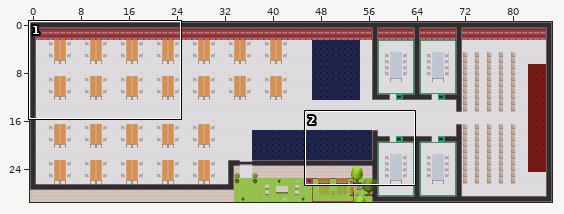
Tiled map (JSON) -- office.tmj. Above: a wide view before the commit, with the close-up outlined.
Close-up. Before:
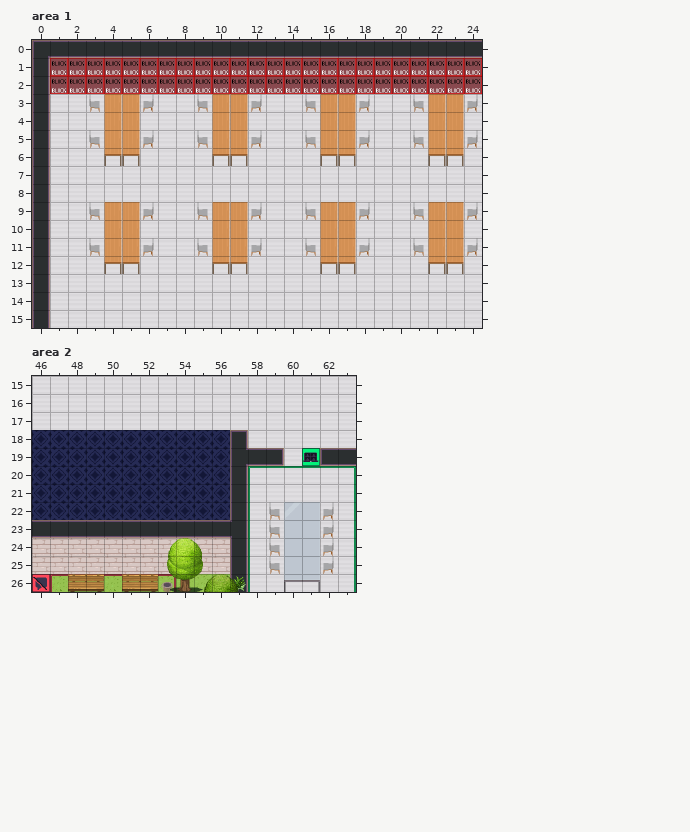
Cells are 32x32 px. Shown: area 1 x 0..24, y 0..15; area 2 x 46..63, y 15..26. The commit also changed other parts of the map, which this record leaves out.
After:
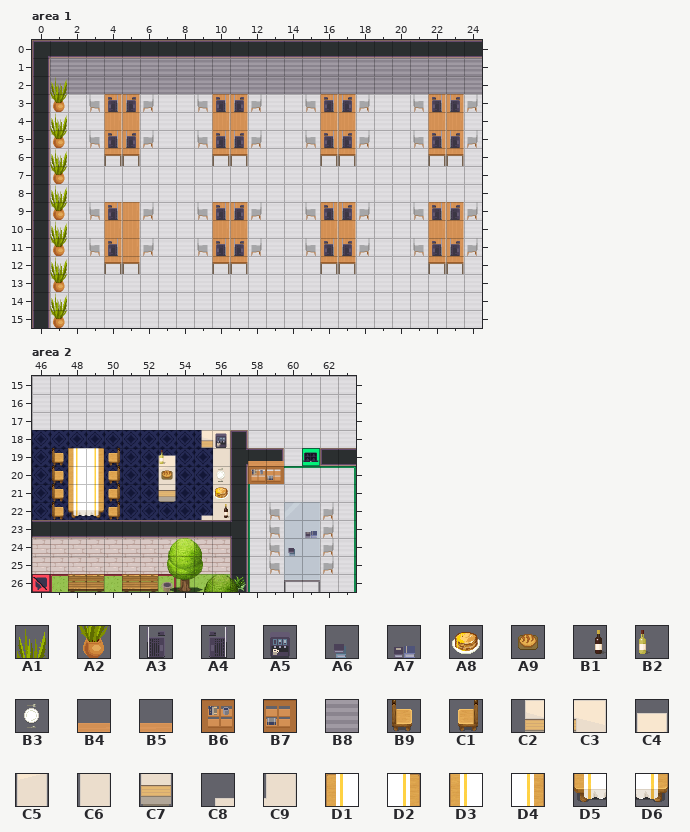
Key: from "WA_Decoration": A1 75, A2 87; from "WA_Miscellaneous": A3 24, A4 25, A5 57, A6 73, A7 74, A8 93, A9 94, B1 95, B2 105, B3 106; from "WA_Other_Furniture": B4 19, B5 20, B6 31, B7 32; from "WA_Room_Builder": B8 383; from "WA_Seats": B9 170, C1 171; from "WA_Tables": C2 78, C3 79, C4 83, C5 93, C6 99, C7 103, C8 108, C9 109, D1 240, D2 242, D3 250, D4 252, D5 260, D6 262.
__ is an empty cell, .. an unchanged one.
Edits made:
--- layer "walls/walls1", area 1
@@ x 1..24 @@
- 1 __ __ __ __ __ __ __ __ __ __ __ __ __ __ __ __ __ __ __ __ __ __ __ __
- 2 __ __ __ __ __ __ __ __ __ __ __ __ __ __ __ __ __ __ __ __ __ __ __ __
+ 1 B8 B8 B8 B8 B8 B8 B8 B8 B8 B8 B8 B8 B8 B8 B8 B8 B8 B8 B8 B8 B8 B8 B8 B8
+ 2 B8 B8 B8 B8 B8 B8 B8 B8 B8 B8 B8 B8 B8 B8 B8 B8 B8 B8 B8 B8 B8 B8 B8 B8
--- layer "above/above1", area 1
@@ x 1..1 @@
- 2 __
- 3 __
- 4 __
- 5 __
- 6 __
- 7 __
- 8 __
- 9 __
-10 __
-11 __
-12 __
-13 __
-14 __
-15 __
+ 2 A1
+ 3 A2
+ 4 A1
+ 5 A2
+ 6 A1
+ 7 A2
+ 8 A1
+ 9 A2
+10 A1
+11 A2
+12 A1
+13 A2
+14 A1
+15 A2
--- layer "above/above2", area 1
@@ x 4..23 @@
- 3 __ __ .. .. .. .. __ __ .. .. .. .. __ __ .. .. .. .. __ __
+ 3 A4 A3 .. .. .. .. A4 A3 .. .. .. .. A4 A3 .. .. .. .. A4 A3
@@ x 4..23 @@
- 5 __ __ .. .. .. .. __ __ .. .. .. .. __ __ .. .. .. .. __ __
+ 5 A4 A3 .. .. .. .. A4 A3 .. .. .. .. A4 A3 .. .. .. .. A4 A3
@@ x 4..23 @@
- 9 __ .. .. .. .. .. __ __ .. .. .. .. __ __ .. .. .. .. __ __
+ 9 A4 .. .. .. .. .. A4 A3 .. .. .. .. A4 A3 .. .. .. .. A4 A3
@@ x 4..23 @@
-11 __ .. .. .. .. .. __ __ .. .. .. .. __ __ .. .. .. .. __ __
+11 A4 .. .. .. .. .. A4 A3 .. .. .. .. A4 A3 .. .. .. .. A4 A3
--- layer "furniture/furniture2", area 2
@@ x 47..56 @@
-18 .. .. .. .. .. .. .. .. __ __
-19 __ __ __ __ .. .. __ .. .. __
-20 __ __ __ __ .. .. __ .. .. __
-21 __ __ __ __ .. .. __ .. .. __
-22 __ __ __ __ .. .. .. .. __ __
+18 .. .. .. .. .. .. .. .. C2 C3
+19 B9 D1 D2 C1 .. .. C4 .. .. C6
+20 B9 D3 D4 C1 .. .. C5 .. .. C6
+21 B9 D3 D4 C1 .. .. C7 .. .. C6
+22 B9 D5 D6 C1 .. .. .. .. C8 C9
--- layer "above/above1", area 2
@@ x 53..56 @@
-18 .. .. .. __
-19 __ .. .. ..
-20 __ .. .. __
-21 .. .. .. __
-22 .. .. .. __
+18 .. .. .. A5
+19 B2 .. .. ..
+20 A9 .. .. B3
+21 .. .. .. A8
+22 .. .. .. B1
--- layer "above/above2", area 2
@@ x 58..59 @@
-19 __ __
-20 __ __
+19 B4 B5
+20 B6 B7
@@ x 60..61 @@
-23 .. __
-24 __ ..
+23 .. A7
+24 A6 ..
